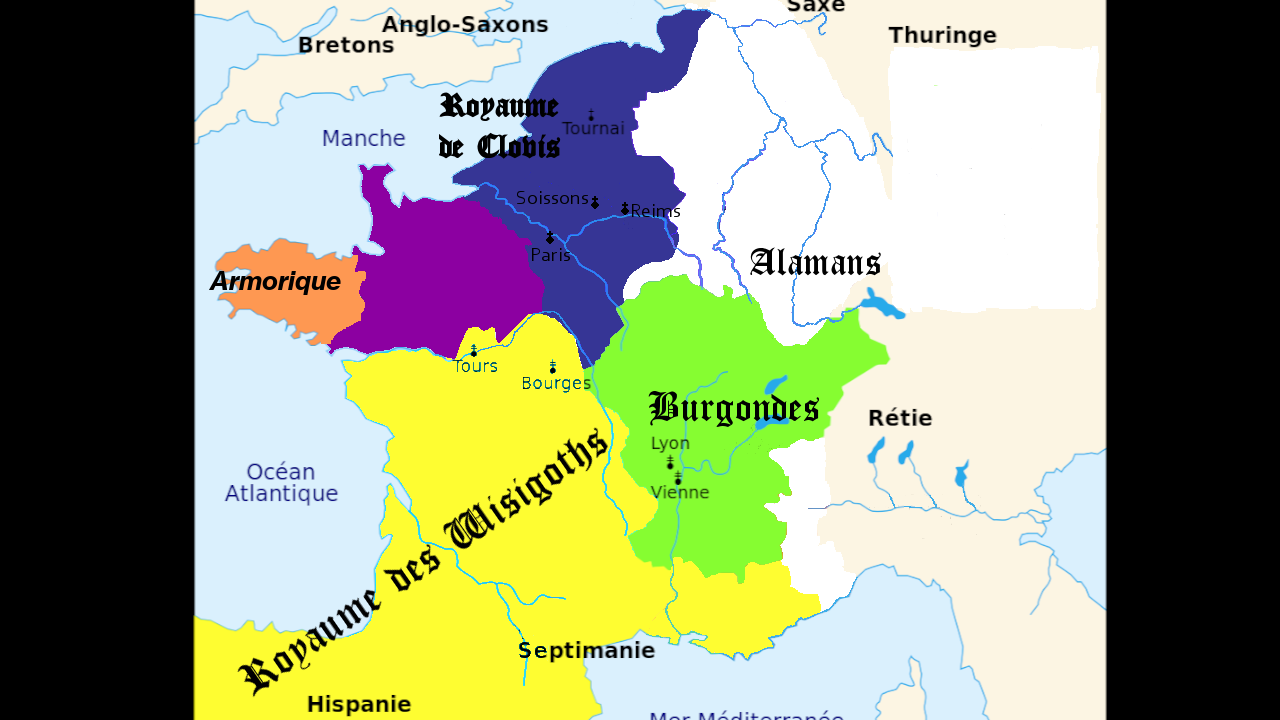
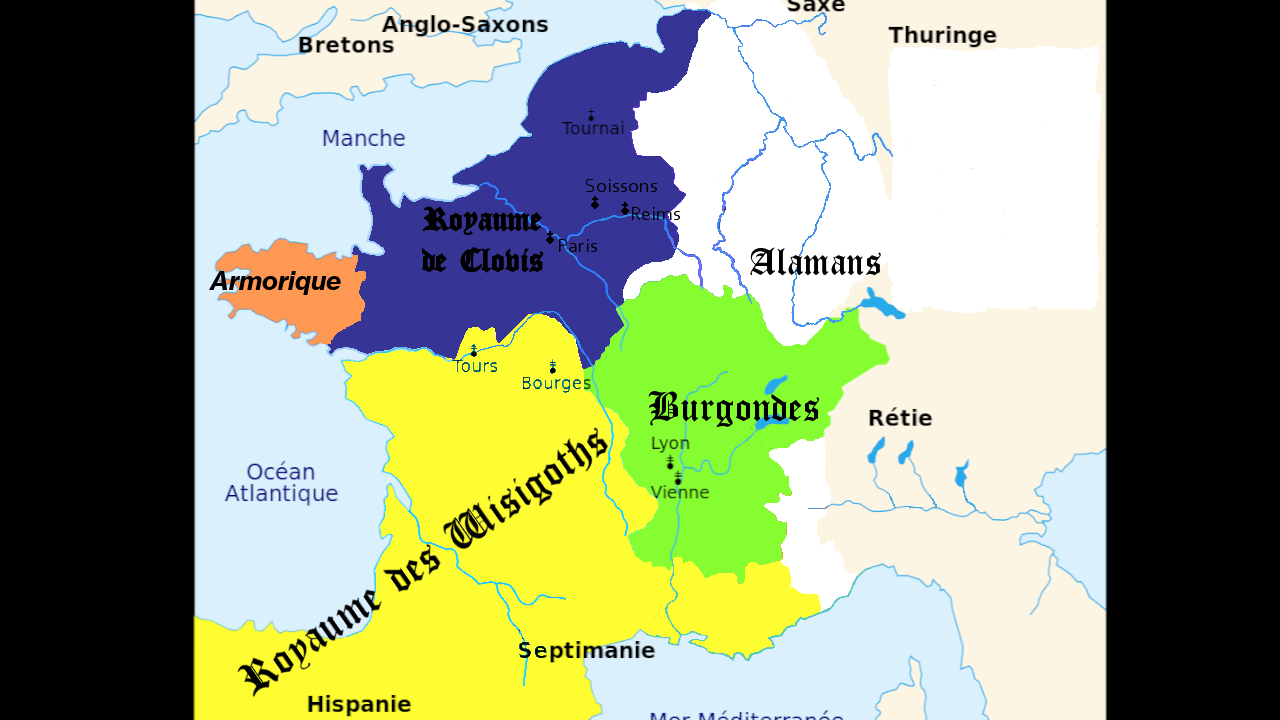
Before/after of a (1280, 720) layered artwork. What changed in the layer stack:
added group "493" with 8 layers above "481 #2" over left=305, top=92, right=871, bottom=662
added layer "Soissons #1" in group "493" over left=586, top=179, right=657, bottom=192
added layer "Reims #1" in group "493" over left=632, top=207, right=680, bottom=220
added layer "Paris #1" in group "493" over left=559, top=239, right=597, bottom=252
added layer "villes" in group "493" over left=546, top=196, right=597, bottom=244
added layer "Royaume ... #2" in group "493" over left=422, top=206, right=544, bottom=273
added layer "481 #5" in group "493" over left=305, top=92, right=871, bottom=662
painted on "481 #3" over left=687, top=568, right=871, bottom=662
showed group "481 #1" (7 layers) over left=305, top=92, right=871, bottom=662
